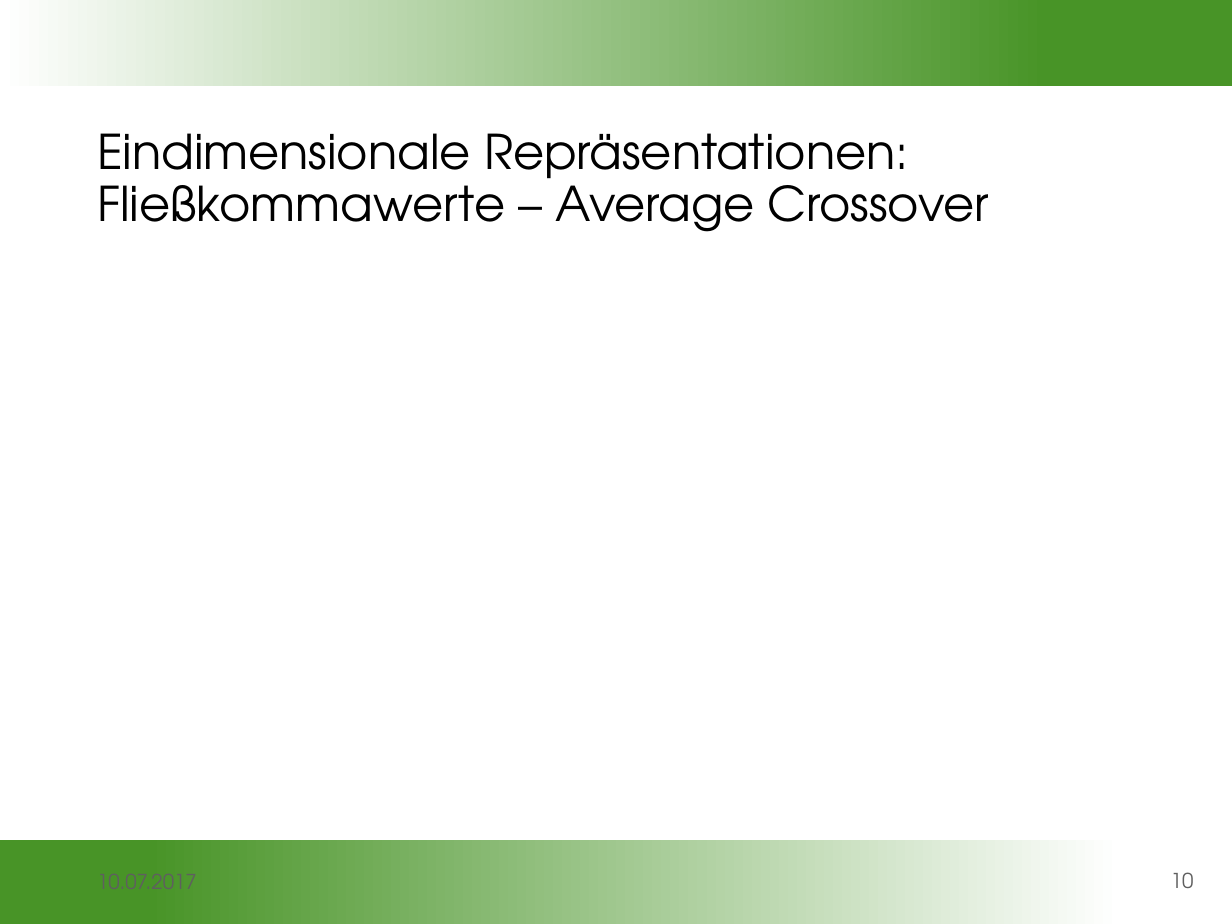
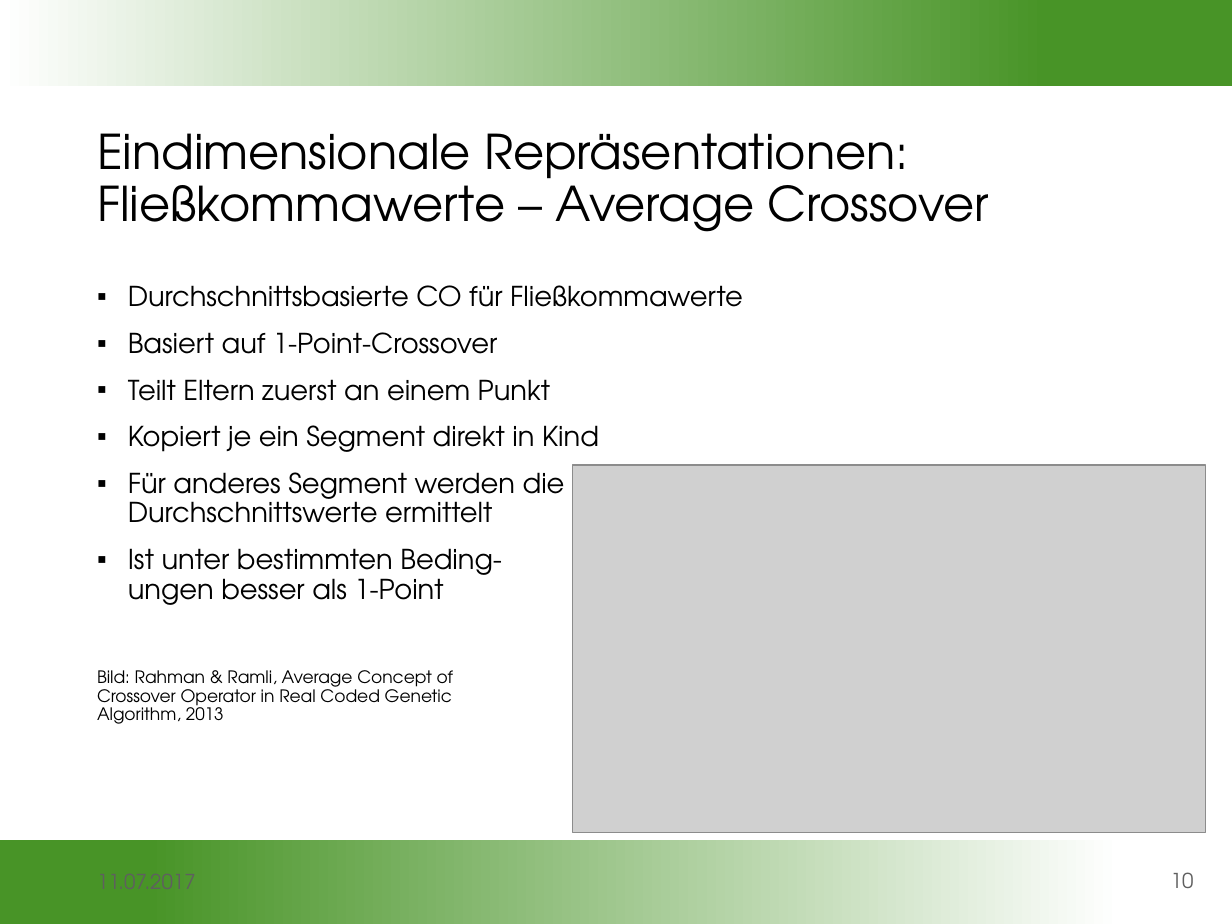
Before and after one commit to gobo7793/OC-Seminar, a slide deck: slide 10 of Vortragsfolien.pptx. Drawn at 1232x924 pixels with LibreOffice and Linux fonts; fonts in the diff are those of the drawing; grey boxes stand for pictures; background and template pictures are left out. Boxes give left, top, right and bottom in pixels: in the first picture for what was removed or moved away, otherwise in the second. Text is boxed around its words. In the diff, an @@ line names an element or a change of style, - is before the commit and + after.

Commit message:
added avg crossover

```diff
--- a/Vortragsfolien.pptx
+++ b/Vortragsfolien.pptx
@@ text added at <box>97,285,743,724</box>, 16 pt, text #000000 @@
+▪ Durchschnittsbasierte CO für Fließkommawerte
+▪ Basiert auf 1-Point-Crossover
+▪ Teilt Eltern zuerst an einem Punkt
+▪ Kopiert je ein Segment direkt in Kind
+▪ Für anderes Segment werden die
+  Durchschnittswerte ermittelt
+▪ Ist unter bestimmten Beding-
+  ungen besser als 1-Point
+Bild: Rahman & Ramli, Average Concept of
+Crossover Operator in Real Coded Genetic
+Algorithm, 2013
@@ picture added at <box>573,464,1206,832</box> @@
@@ text at <box>85,856,362,906</box>: text changed @@
-10.07.2017
+11.07.2017
```
Also in this commit, not shown: 15 other slides changed.
